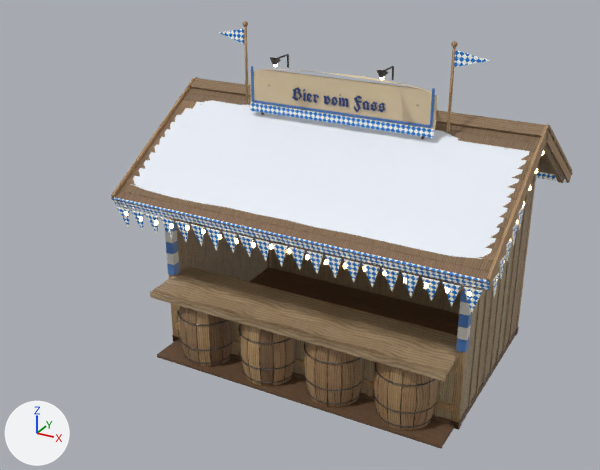
Renders of the glTF model site/public/models/stall_bier.lite.glb from each side of a commit.
Camera for both pictures: a 50 mm lens placed at (4.39, -9.38, 6.12), pointed at (-0.46, -0.55, 1.71). The axes (+X, +Y, +Z) are drawn at lower left. The lights are the same throughout. The older version comes first. Where no turn or scale is listed for an object, it has been applied to the vertices. Vertices at exactly the same position are counted once.

Before the edit, the objects in view are built like this:
```python
me_bier_barrels = bpy.data.meshes.new('bier_barrels')
me_bier_barrels.from_pydata(...)  # 504 vertices, 560 faces; spans x -1.83..1.83, y -0.19..0.19, z -0.49..0.49
me_bier_barrels.materials.append(mat_wood)
me_bier_frame = bpy.data.meshes.new('bier_frame')
me_bier_frame.from_pydata(...)  # 416 vertices, 704 faces; spans x -2.45..2.45, y -1.9..1.9, z -2.19..2.19
me_bier_frame.materials.append(mat_wood)
me_bier_iron = bpy.data.meshes.new('bier_iron')
me_bier_iron.from_pydata(...)  # 808 vertices, 1416 faces; spans x -1.83..1.83, y -0.92..0.92, z -1.99..1.99
me_bier_iron.materials.append(mat_iron)
me_bier_paint = bpy.data.meshes.new('bier_paint')
me_bier_paint.from_pydata(...)  # 376 vertices, 452 faces; spans x -2.11..2.11, y -0.45..0.45, z -1.4..1.4
me_bier_paint.materials.append(mat_paint)
me_snow_0 = bpy.data.meshes.new('snow_0')
me_snow_0.from_pydata(...)  # 104 vertices, 168 faces; spans x -2.35..2.35, y -0.92..0.92, z -0.56..0.56
me_snow_0.materials.append(mat_snow)
ob_bier_barrels = bpy.data.objects.new('bier_barrels', me_bier_barrels)
ob_bier_barrels.location = (0.0, -1.56, 0.51)
ob_bier_frame = bpy.data.objects.new('bier_frame', me_bier_frame)
ob_bier_frame.location = (0.0, 0.0, 2.19)
ob_bier_iron = bpy.data.objects.new('bier_iron', me_bier_iron)
ob_bier_iron.location = (0.0, -0.84, 2.08)
ob_bier_paint = bpy.data.objects.new('bier_paint', me_bier_paint)
ob_bier_paint.location = (0.0, -0.85, 2.47)
ob_snow_0 = bpy.data.objects.new('snow_0', me_snow_0)
ob_snow_0.location = (0.0, -0.94, 2.81)
# also in view: 'bier_roof' at (0.0, 0.0, 2.88); 'bier_rauten' at (0.0, 0.0, 3.09); 'bier_wood' at (0.0, 0.0, 1.75); 'bier_counter' at (0.0, -1.36, 1.0)
```
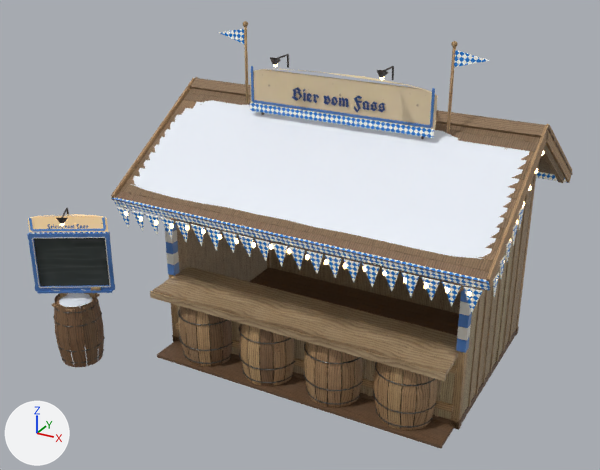
Where the newer file only moved an object's origin or applied its transform, the numbers keep the older frame.

Changed parts and their boxes (x1, y1, x2, y2) in the pictures (600 x 470 px):
'bier_barrels', moved: before (179, 306, 438, 430); after (179, 306, 437, 430)
'bier_paint', reshaped (44% wider): before (164, 66, 474, 353); after (27, 66, 474, 353)
'write_projects_board', added: after (34, 238, 110, 286)
'bier_board_barrel', added (brown): after (52, 293, 104, 367)
'bier_iron', reshaped (48% wider): before (178, 54, 437, 428); after (53, 54, 437, 428)
'bier_crest', added (beige): after (28, 214, 108, 232)
'snow_2', added: after (59, 293, 93, 307)
part 1 of me_bier_frame, added: after (59, 293, 95, 298)
part 2 of me_bier_paint, added (blue): after (27, 232, 115, 293)
part 3 of me_bier_iron, added: after (56, 218, 68, 224)
part 4 of me_bier_iron, added: after (53, 310, 102, 327)

The change, as a list of edits to the scene's bpy script:
```text
Add mat_paint_lit:
    mat_paint_lit = bpy.data.materials.new('paint_lit')
    # colours: beige #c4b199, mixed with the vertex colours
    # uses the picture img_kit_paint_color
    # uses the picture img_kit_paint_normal
    # uses the picture img_kit_paint_rm
Change me_bier_frame:
    remove me_bier_frame.from_pydata(...)  # 416 vertices, 704 faces; spans x -2.45..2.45, y -1.9..1.9, z -2.19..2.19
    add me_bier_frame.from_pydata(...)  # 432 vertices, 728 faces; spans x -3.19..2.45, y -2.29..1.9, z -2.19..2.19
    me_bier_frame part 1
    8 vertices are added at x -3.19..-2.76, y -2.29..-2.02, z -1.3
    8 new vertices lie (0.0, 0.0, 1.16) away from vertices in x -3.19..-2.76, y -2.29..-2.02, z -1.3
    24 new faces join them
Change me_bier_paint:
    remove me_bier_paint.from_pydata(...)  # 376 vertices, 452 faces; spans x -2.11..2.11, y -0.45..0.45, z -1.4..1.4
    add me_bier_paint.from_pydata(...)  # 456 vertices, 572 faces; spans x -3.41..2.11, y -1.65..0.45, z -1.46..1.4
    me_bier_paint part 2: 80 vertices added at x -3.41..-2.48, y -1.65..-1.08, z -1.46..-0.63
    other edits to the shape of me_bier_paint do not show in these pictures
Change me_bier_iron:
    remove me_bier_iron.from_pydata(...)  # 808 vertices, 1416 faces; spans x -1.83..1.83, y -0.92..0.92, z -1.99..1.99
    add me_bier_iron.from_pydata(...)  # 1068 vertices, 1908 faces; spans x -3.29..1.84, y -1.69..0.92, z -2.01..1.99
    me_bier_iron part 3: the loose piece of 20 vertices spanning x -0.77..-0.63, y 0.04..0.16, z 1.89..1.99 is copied, and the copy is turned 30 degrees about the z axis through its middle and scaled by 1.07, then moved by (-2.14, -1.66, -1.89); it spans x -2.91..-2.77, y -1.63..-1.49, z -0.01..0.1
    me_bier_iron part 4: a new loose piece of 40 vertices spanning x -3.27..-2.63, y -1.69..-1.08, z -1.44..-1.42, in mat_iron
    other edits to the shape of me_bier_iron do not show in these pictures
Change ob_bier_barrels:
    ob_bier_barrels.location: (0.0, -1.56, 0.51) -> (0.0, -1.56, 0.48)
Add ob_snow_2:
    ob_snow_2 = bpy.data.objects.new('snow_2', me_snow_2)  # 98 vertices, 188 faces; spans x -0.23..0.23, y -0.221..0.221, z -0.046..0.046
    ob_snow_2.location = (-2.93, -2.24, 0.89)
Add ob_bier_crest:
    ob_bier_crest = bpy.data.objects.new('bier_crest', me_bier_crest)  # 294 vertices, 308 faces; spans x -0.441..0.441, y -0.263..0.263, z -0.119..0.119
    ob_bier_crest.location = (-2.96, -2.19, 1.97)
Add ob_bier_board_barrel:
    ob_bier_board_barrel = bpy.data.objects.new('bier_board_barrel', me_bier_board_barrel)  # 182 vertices, 208 faces; spans x -0.32..0.32, y -0.32..0.32, z -0.46..0.46
    ob_bier_board_barrel.location = (-2.95, -2.22, 0.46)
Add ob_write_projects_board:
    ob_write_projects_board = bpy.data.objects.new('write_projects_board', me_write_projects_board)  # 4 vertices, 2 faces; spans x -0.398..0.398, y -0.23..0.23, z -0.35..0.35; in mat_chalk_slate (picture img_kit_slate_color)
    ob_write_projects_board.location = (-2.95, -2.2, 1.43)
```
